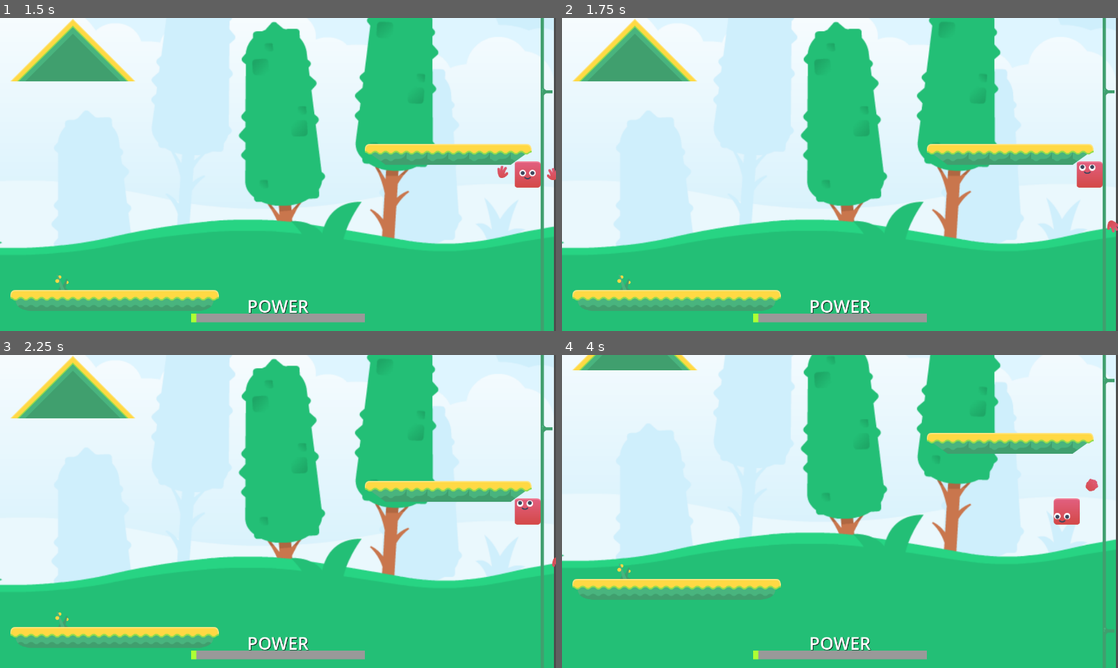
Above: before the commit, frames 1-4 (two rows, left to right).
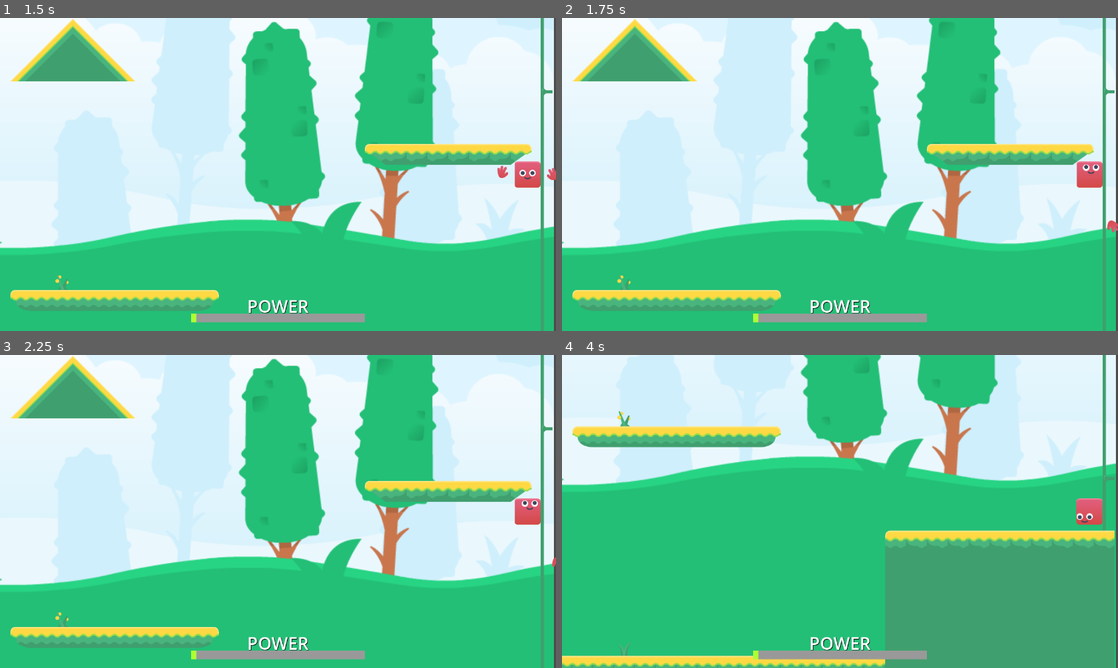
Above: after the commit, the same moments.

Repository: dangjase/kenney-jam-2025
Game: Godot game, scene res://Levels/level_1_big_vertical.tscn
Two runs of this game, one before a commit and one after it. Both use one fixed random seed, a clock stepped at 60 frames per second and the inputs below.
Inputs:
- Up to frame 1 (1.5 s): tap Enter at 0.5 s; hold Space (jump) 0.53-1.28 s; hold D (move_right) from 0.53 s (still down); tap \ (noclip) at 0.6 s; tap Space (jump) at 1.35 s
- Up to frame 2 (1.75 s): keep holding D (move_right); tap Space (jump) at 1.52 s; tap \ (noclip) at 1.55 s
- Up to frame 3 (2.25 s): tap Space (jump) at 1.82 s; release D (move_right) at 2.03 s; hold A (move_left) from 2.03 s (still down); hold Space (jump) from 2.03 s (still down); tap \ (noclip) at 2.1 s
- Up to frame 4 (4 s): tap Enter at 2.75 s; release A (move_left) at 2.78 s; release Space (jump) at 2.78 s; hold D (move_right) from 2.78 s (still down); tap \ (noclip) at 2.85 s; tap Space (jump) at 3.02, 3.32 s; hold Space (jump) from 3.53 s (still down)

Frame 1 is identical in both runs. In frame 2, less than 0.1% of the frame differs, in the area x 93-97%, y 46-50%; in frame 3, less than 0.1%; in frame 4, 54%, in the area x 0-100%, y 0-100%.

Commit message:
added sounds

Diff:
--- a/powerjump/Scenes/player.tscn
+++ b/powerjump/Scenes/player.tscn
@@ -11,10 +11,12 @@
 [ext_resource type="Texture2D" uid="uid://c6xklip4roajh" path="res://Assets/shape_characters/PNG/Default/red_hand_point.png" id="7_f1ek2"]
 [ext_resource type="Texture2D" uid="uid://dhqjoj62f2ju6" path="res://Assets/shape_characters/PNG/Default/red_hand_rock.png" id="8_tx1dd"]
 [ext_resource type="Texture2D" uid="uid://b0qebgchkt1qx" path="res://Assets/shape_characters/PNG/Default/red_hand_thumb.png" id="9_gymyn"]
-[ext_resource type="AudioStream" uid="uid://goue2mimywh3" path="res://Assets/impactGlass_heavy_002.ogg" id="12_pu2lt"]
+[ext_resource type="AudioStream" uid="uid://elwbw054luk1" path="res://Assets/Sounds/impactWood_heavy_001.ogg" id="12_fd4e3"]
 [ext_resource type="AudioStream" uid="uid://c3xv6ohgioex3" path="res://Assets/charging.mp3" id="13_ukyrk"]
 [ext_resource type="AudioStream" uid="uid://bofyq7ttj3tte" path="res://Assets/uwaaa.mp3" id="14_7dp3o"]
 [ext_resource type="AudioStream" uid="uid://ccxpxxetwf1jy" path="res://Assets/laugh.ogg" id="15_h4iuc"]
+[ext_resource type="AudioStream" uid="uid://cc5e4n71qg8jl" path="res://Assets/Sounds/footstep_concrete_001.ogg" id="16_fd4e3"]
+[ext_resource type="AudioStream" uid="uid://c35wtqrrjqjfg" path="res://Assets/Sounds/footstep_grass_001.ogg" id="16_qqcod"]
 
 [sub_resource type="RectangleShape2D" id="RectangleShape2D_f60y1"]
 size = Vector2(79, 79)
@@ -134,7 +136,6 @@
 }]
 
 [node name="Player" type="CharacterBody2D"]
-position = Vector2(1, 1)
 collision_mask = 3
 floor_stop_on_slope = false
 floor_max_angle = 0.174533
@@ -168,14 +169,13 @@
 animation = &"open"
 flip_h = true
 
-[node name="BoingPlayer" type="AudioStreamPlayer" parent="."]
-stream = ExtResource("12_pu2lt")
-
 [node name="ChargingPlayer" type="AudioStreamPlayer" parent="."]
 stream = ExtResource("13_ukyrk")
+volume_db = -27.461
 
 [node name="ShoutPlayer" type="AudioStreamPlayer" parent="."]
 stream = ExtResource("14_7dp3o")
+volume_db = -28.629
 
 [node name="FallTimer" type="Timer" parent="."]
 one_shot = true
@@ -183,3 +183,16 @@
 
 [node name="LaughPlayer" type="AudioStreamPlayer" parent="."]
 stream = ExtResource("15_h4iuc")
+volume_db = -25.124
+
+[node name="BoingPlayer" type="AudioStreamPlayer" parent="."]
+stream = ExtResource("12_fd4e3")
+volume_db = -12.47
+
+[node name="JumpPlayer" type="AudioStreamPlayer" parent="."]
+stream = ExtResource("16_qqcod")
+volume_db = -24.539
+
+[node name="LandPlayer" type="AudioStreamPlayer" parent="."]
+stream = ExtResource("16_fd4e3")
+volume_db = -29.213
--- a/powerjump/Scripts/player.gd
+++ b/powerjump/Scripts/player.gd
@@ -7,7 +7,7 @@
 const HORIZONTAL_SPEED: float = 800
 const MAX_FALL_SPEED: float = 1800
 const MIN_JUMP_HOLD_TIME: float = 0.125
-const WALL_BOUNCE_DAMPENING: float = 1  # How much speed is kept after a wall bounce
+const WALL_BOUNCE_DAMPENING: float = 0.75  # How much speed is kept after a wall bounce
 const SLOPE_RICOCHET_DAMPENING: float = 0.65 # How much speed is kept after a slope ricochet
 const SLOPE_RICOCHET_BOOST: float = 1.1 # Multiplier for upward velocity after ricochet
 const MIN_RICOCHET_SPEED: float = 250 # Minimum falling speed to trigger ricochet
@@ -39,6 +39,11 @@
 @onready var handLeftSprite = $HandLeft
 @onready var progressbar = get_parent().get_node("HUD/Control/ProgressBar")
 @onready var falltimer = $FallTimer
+@onready var jumpSound = $JumpPlayer
+@onready var boingSound = $BoingPlayer
+@onready var chargingSound = $ChargingPlayer
+@onready var landSound = $LandPlayer
+@onready var laughSound = $LaughPlayer
 
 #properties
 var player_state: states
@@ -142,8 +147,7 @@
 					velocity.y += fall_gravity * delta
 				if (is_on_wall()): #Bounce off wall
 					velocity.x = -1 * last_velocity.x * WALL_BOUNCE_DAMPENING
-					print('aaa')
-					$BoingPlayer.play()
+					boingSound.play()
 					# Update direction_input to match the new velocity direction
 					#NOTE: the player did not actually change input, but we use this to calculate the hand animation
 					direction_input = sign(velocity.x)
@@ -163,30 +167,31 @@
 	match player_state:
 		states.GROUNDED:
 			progressbar.visible = false
-			$ChargingPlayer.stop()
+			chargingSound.stop()
 			handRightSprite.play('closed')
 			handLeftSprite.play('closed')
 			handRightSprite.rotation_degrees = HAND_ROTATION_UP
 			handLeftSprite.rotation_degrees = HAND_ROTATION_UP
 			faceSprite.play('face_a')
+			landSound.play()
 			faceSprite.position.y = 0
 			faceSprite.position.x = 0
 			print(jump_start_y, " | ", global_position.y)
 			if (old_state == states.AIRBORNE
 				and falltimer.is_stopped()
 				and global_position.y > jump_start_y + 800):
-				$LaughPlayer.play()
+				laughSound.play()
 		states.CHARGING:
 			progressbar.visible = true
 			handRightSprite.play('open')
 			handLeftSprite.play('open')
 			handRightSprite.rotation_degrees = HAND_ROTATION_UP
 			handLeftSprite.rotation_degrees = HAND_ROTATION_UP
-			$ChargingPlayer.play()
+			chargingSound.play()
 		states.LAUNCH:
 			progressbar.visible = false
-			$ChargingPlayer.stop()
-			$ShoutPlayer.play()
+			chargingSound.stop()
+			jumpSound.play()
 			jump_start_y = global_position.y
 			handRightSprite.play('closed')
 			handLeftSprite.play('closed')
Not shown, added: powerjump/Assets/Sounds/footstep_concrete_001.ogg.import
Not shown, added: powerjump/Assets/Sounds/footstep_grass_001.ogg.import
Not shown, added: powerjump/Assets/Sounds/impactWood_heavy_001.ogg.import
Not shown: 1 places in powerjump/Scenes/player.tscn that only renumber resources
Not shown, added: powerjump/Assets/Sounds/footstep_concrete_001.ogg
Not shown, added: powerjump/Assets/Sounds/footstep_grass_001.ogg
Not shown, added: powerjump/Assets/Sounds/impactWood_heavy_001.ogg
